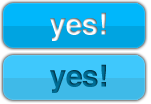
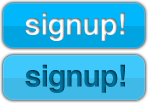
Layered file, before and after one edit (w=151, h=104). Changes by layer:
renamed "yes!" to "signup!", painted on it over <box>25,12,125,41</box>
renamed "yes!" to "signup!", painted on it over <box>25,64,125,93</box>
